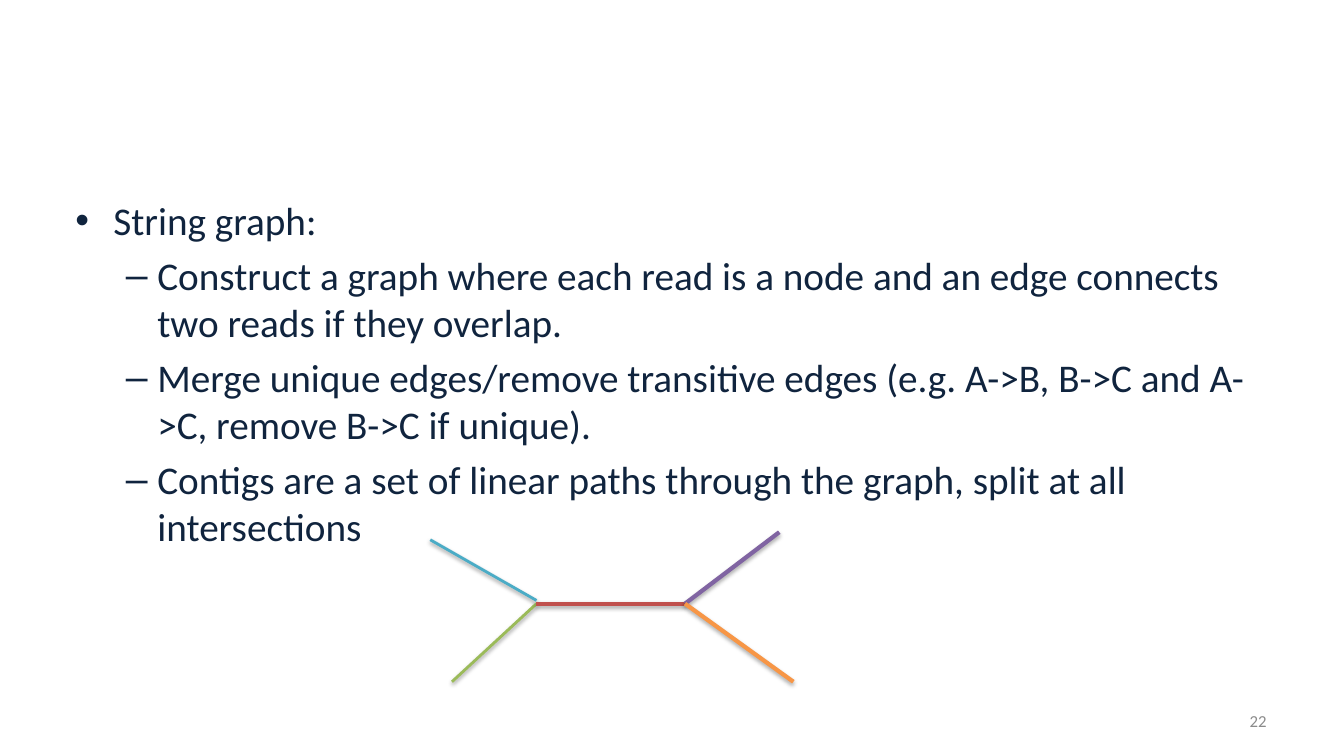
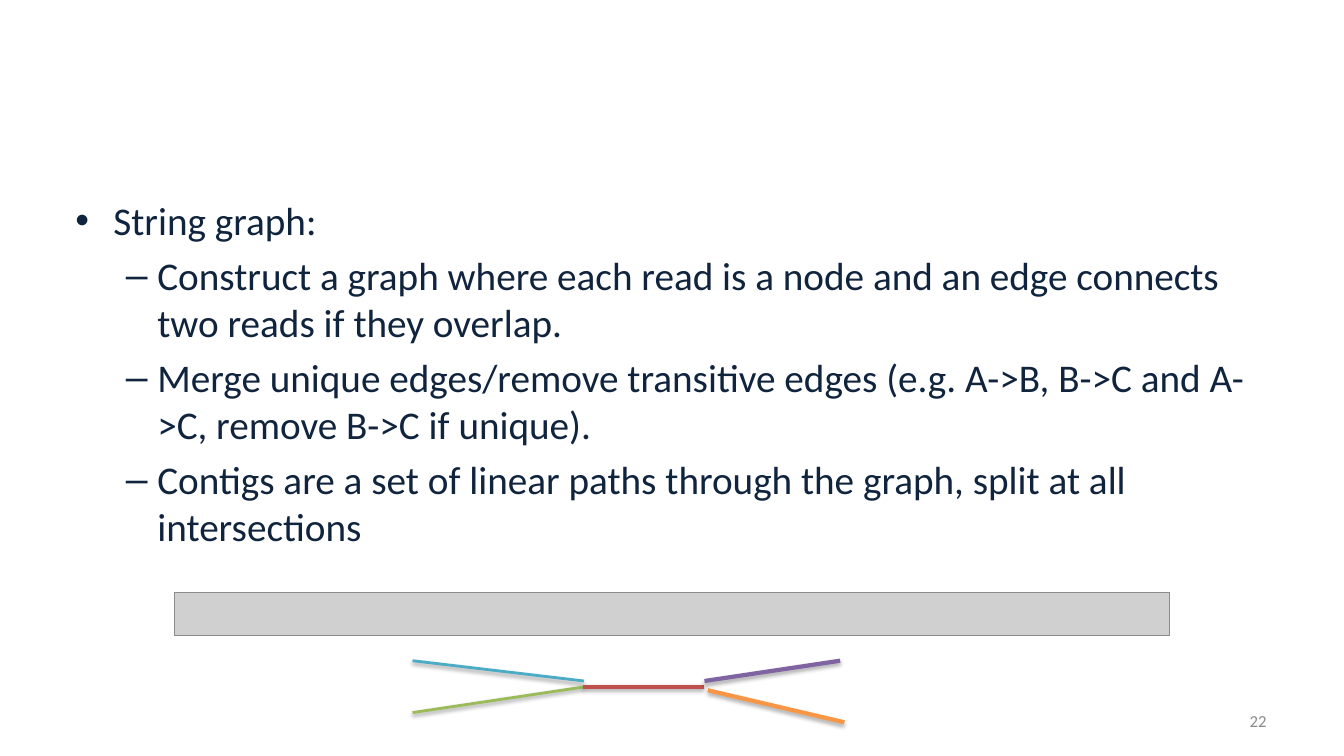
Before and after one commit to alekseyzimin/BME-Algorithms-for-Analysis-of-Genomic-Data, a slide deck: slide 22 of Fall 2026/Week 5 -- Genome Assembly Algorithms.pptx. Drawn at 1344x756 pixels with LibreOffice and Linux fonts; fonts in the diff are those of the drawing; grey boxes stand for pictures; background and template pictures are left out. Boxes give left, top, right and bottom in pixels: in the first picture for what was removed or moved away, otherwise in the second. Text is boxed around its words. In the diff, an @@ line names an element or a change of style, - is before the commit and + after.

```diff
--- a/Fall 2026/Week 5 -- Genome Assembly Algorithms.pptx
+++ b/Fall 2026/Week 5 -- Genome Assembly Algorithms.pptx
@@ picture added at box(174, 592, 1171, 635) @@
@@ line removed from (452, 682) to (536, 604) @@
@@ line moved from (431, 539) - (536, 601) to (412, 713) - (584, 688) @@
@@ line (412, 713) - (584, 688): stroke #4BACC6 2 pt to #9BBB59 2 pt @@
@@ line added from (412, 661) to (584, 682), #4BACC6 2 pt @@
@@ line moved from (686, 604) - (536, 604) to (705, 688) - (583, 688) @@
@@ line moved from (686, 604) - (779, 532) to (705, 682) - (841, 661) @@
@@ line moved from (793, 682) - (686, 604) to (845, 723) - (708, 691) @@
```
